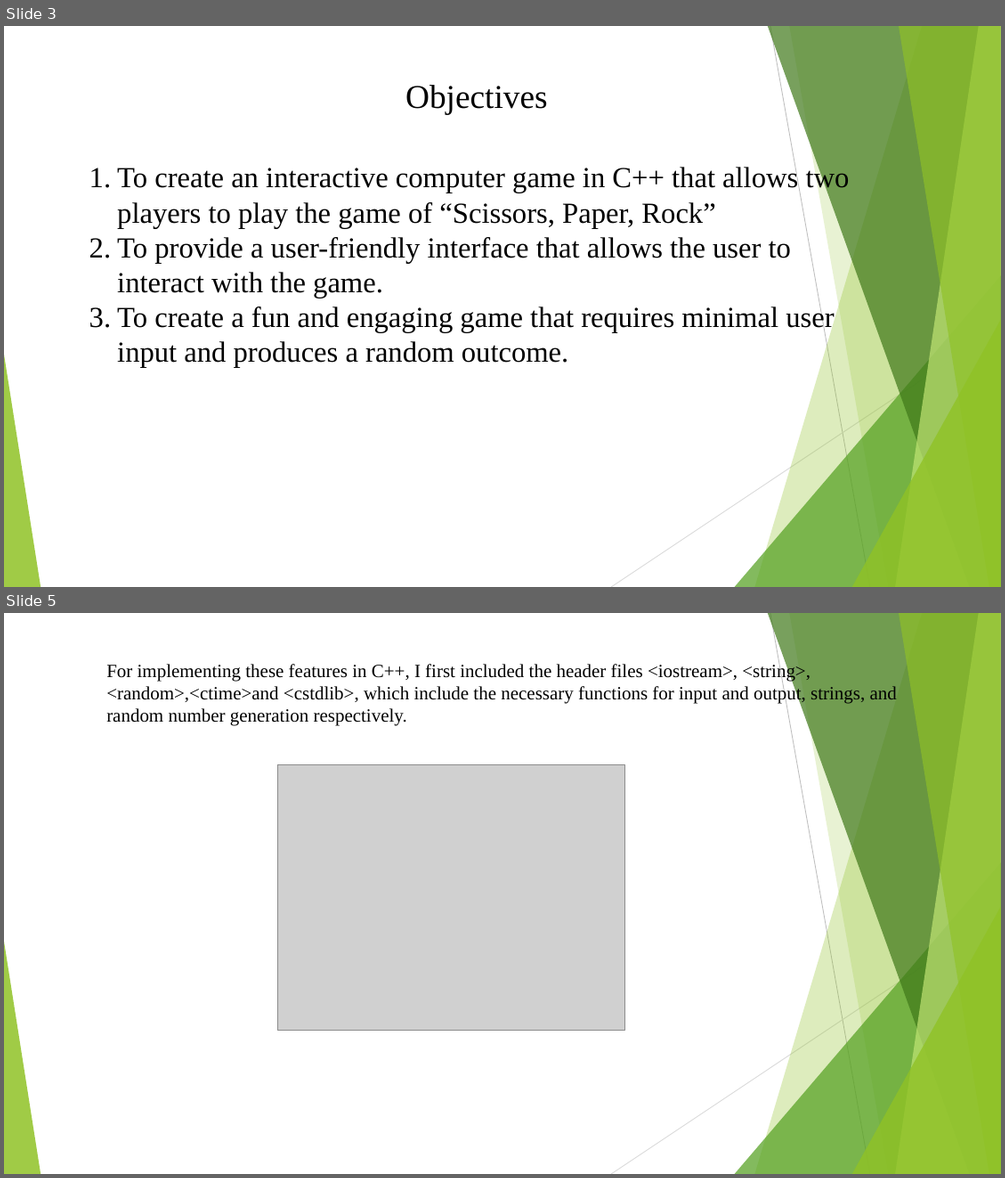
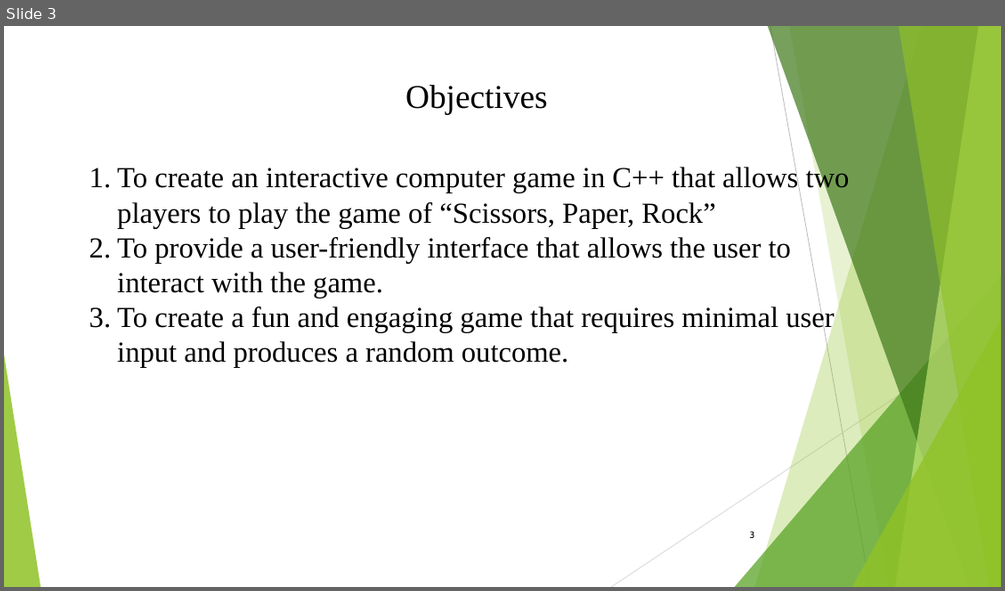
Before and after one commit to atullya/NCCS, a slide deck: Projects/SecondSem/Scissors, Paper Rock Game.pptx. Shown one above the other, each under a label of ours: slides 3 and 5 before the commit, slide 3 after it; the slides between them are not shown. The pictures are 1005x1178 and 1005x591 pixels, drawn with LibreOffice and Linux fonts; fonts in the diff are those of the drawing; grey boxes stand for pictures. Boxes give left, top, right and bottom in pixels: in the first picture for what was removed or moved away, otherwise in the second. Text is boxed around its words. In the diff, an @@ line names an element or a change of style, - is before the commit and + after.

```diff
--- a/Projects/SecondSem/Scissors, Paper Rock Game.pptx
+++ b/Projects/SecondSem/Scissors, Paper Rock Game.pptx
@@ slide 5 removed at [4,613,1001,1174], background #FFFFFF; not listed: 10 template elements that a slide beside it also shows @@
@@ text removed at [106,663,897,726] @@
-For implementing these features in C++, I first included the header files <iostream>, <string>, <random>,<ctime>and <cstdlib>, which include the necessary functions for input and output, strings, and random number generation respectively.
@@ picture removed at [278,765,624,1030] @@
@@ slide 3 changed as well @@
@@ page number added at [750,531,755,538], 9 pt, text #000000 @@
+3
```
Also in this commit, not shown: 2 other slides changed, 4 slides added, 6 other slides removed.
